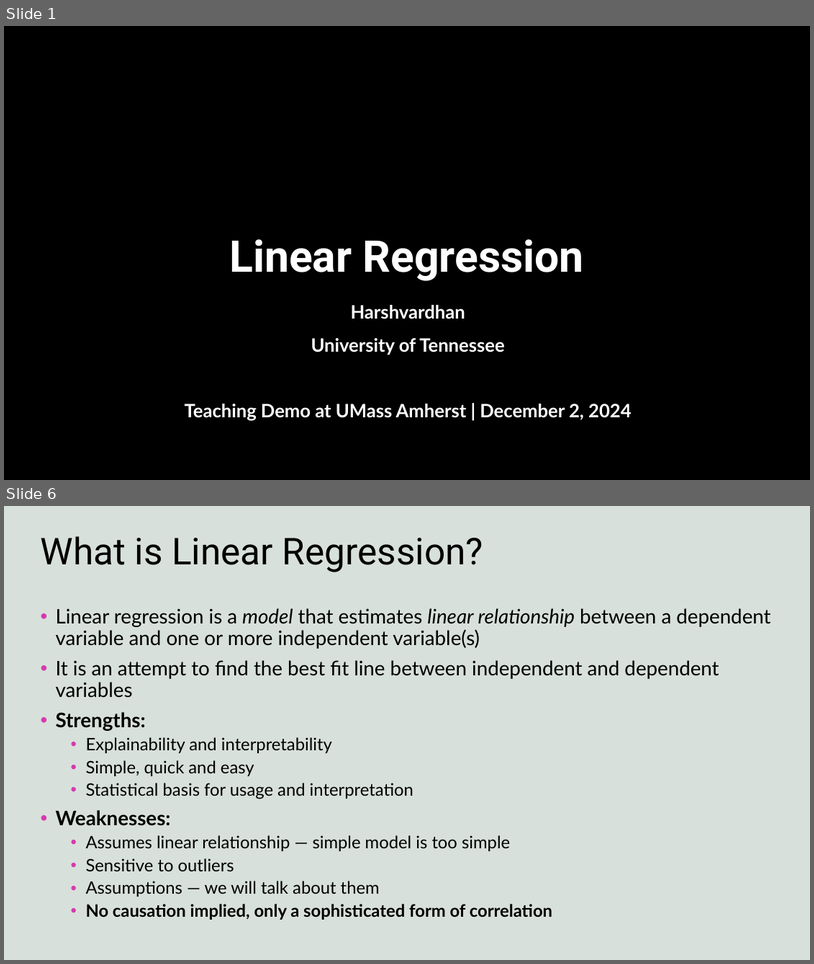
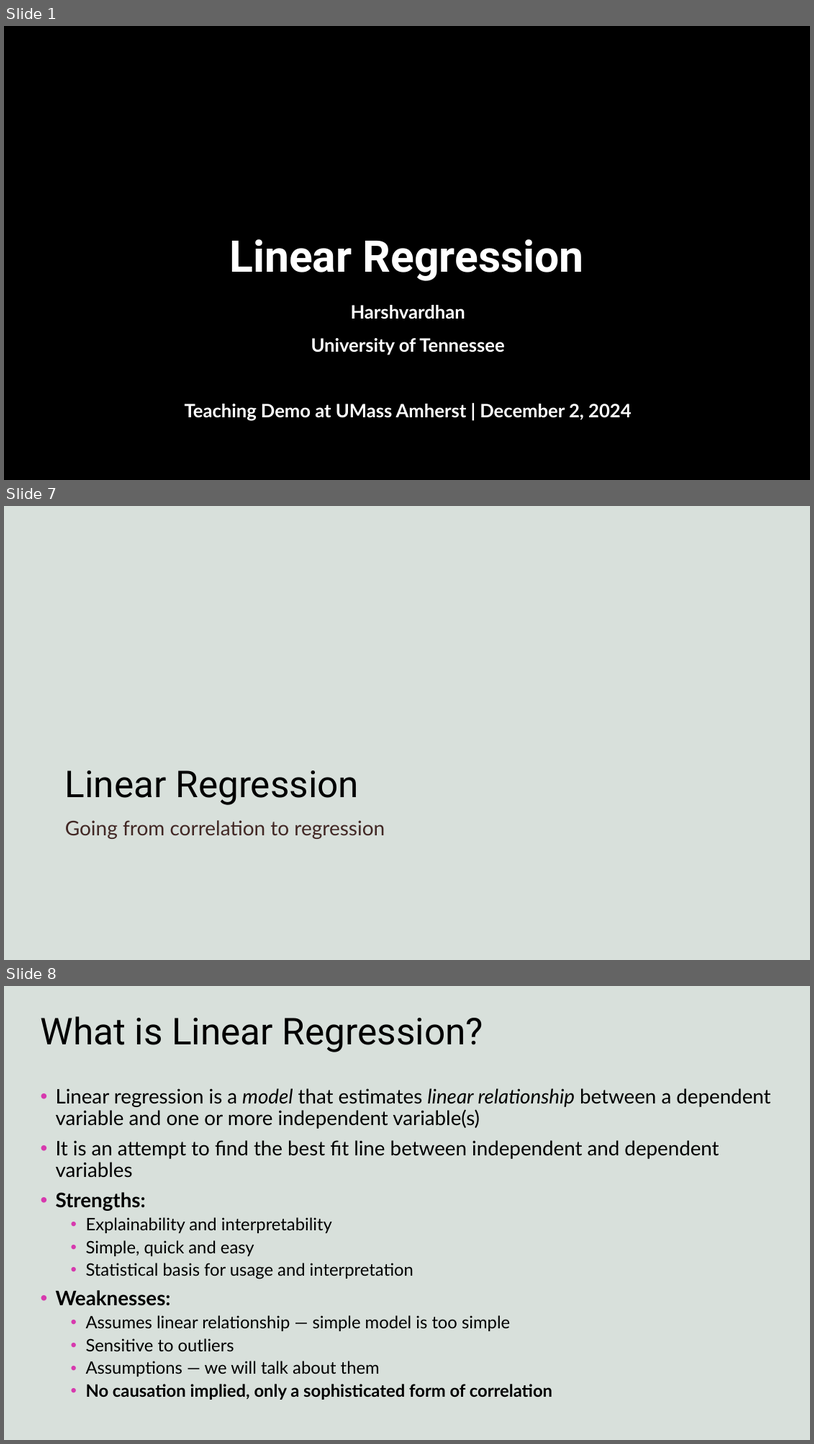
Before and after one commit to harshvardhaniimi/linear-regression, a slide deck: Slides.pptx. Shown one above the other, each under a label of ours: slides 1 and 6 before the commit, slides 1, 7 and 8 after it; the slides between them are not shown. The pictures are 814x964 and 814x1444 pixels, drawn with LibreOffice and Linux fonts; fonts in the diff are those of the drawing; background and template pictures are left out; a plain dark background stands for a picture behind light text. Boxes give left, top, right and bottom in pixels: in the first picture for what was removed or moved away, otherwise in the second. Text is boxed around its words. In the diff, an @@ line names an element or a change of style, - is before the commit and + after.

```diff
--- a/Slides.pptx
+++ b/Slides.pptx
@@ slide 7 added at (4,506,810,960), background #FFFFFF; not listed: 1 template element that a slide beside it also shows @@
@@ title added at (65,770,359,805), 44 pt, text #000000 @@
+Linear Regression
@@ text added at (65,820,385,839), 24 pt, text #412724 @@
+Going from correlation to regression
@@ what was slide 6 is now slide 8 @@
```
Also in this commit, not shown: 11 slides changed, 6 other slides added, 6 slides removed, 10 other files.
